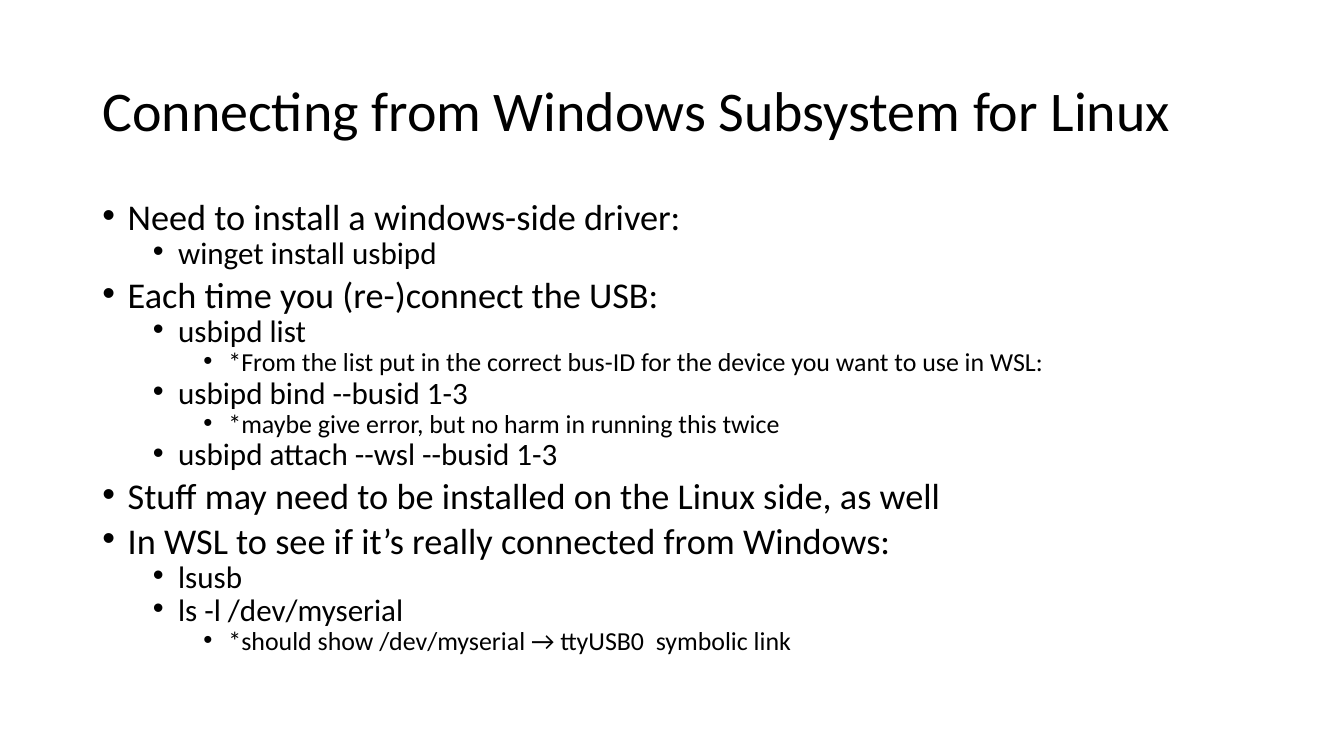
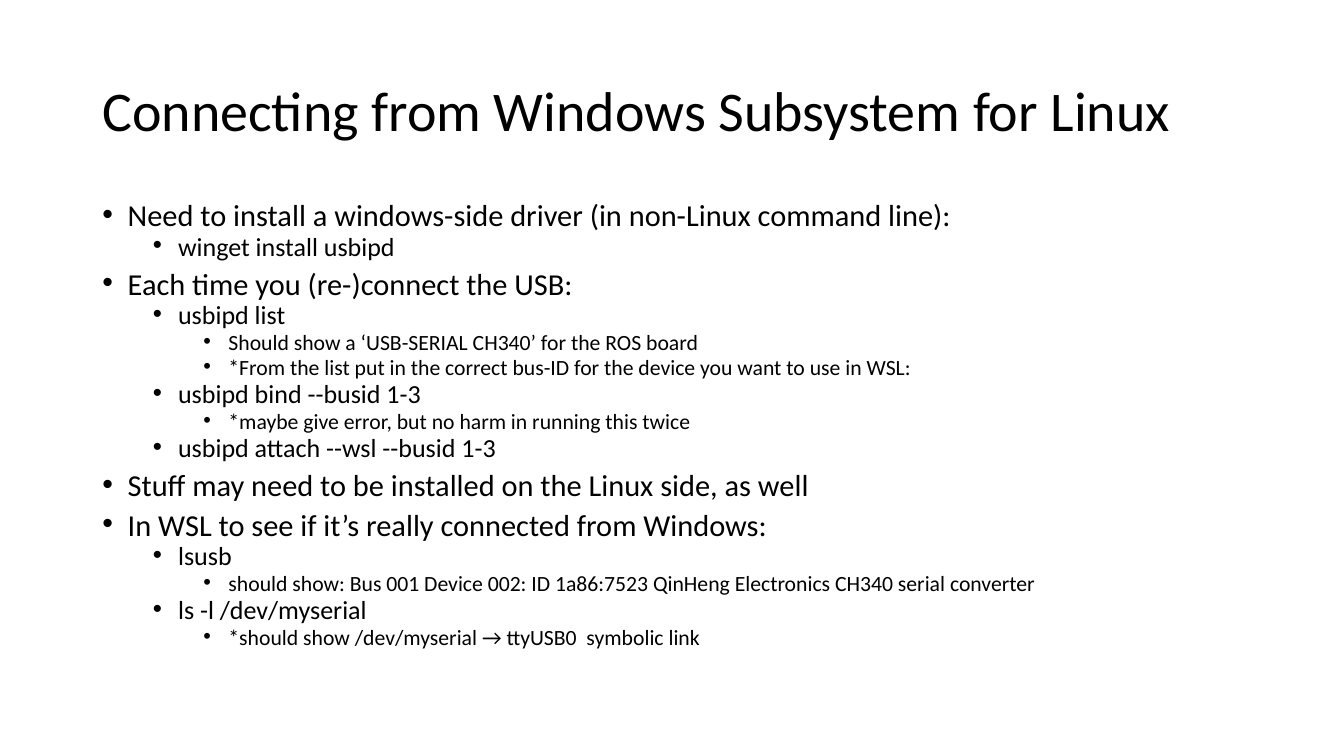
Before and after one commit to gigaprog/p_presentations, a slide deck: slide 8 of embedded/RobotOperatingSystem/Yahboom_ROS2_board.pptx (slide 7 before the commit). Drawn at 1344x756 pixels with LibreOffice and Linux fonts; fonts in the diff are those of the drawing. Boxes give left, top, right and bottom in pixels: in the first picture for what was removed or moved away, otherwise in the second. Text is boxed around its words. In the diff, an @@ line names an element or a change of style, - is before the commit and + after.

Commit message:
Updated for serial servo control

```diff
--- a/embedded/RobotOperatingSystem/Yahboom_ROS2_board.pptx
+++ b/embedded/RobotOperatingSystem/Yahboom_ROS2_board.pptx
@@ text at (128, 204, 950, 230): text changed; size 25.9 to 21.7 pt @@
-• Need to install a windows-side driver:
+• Need to install a windows-side driver (in non-Linux command line):
@@ text at (128, 238, 911, 649): size 22.2 to 18.6 pt in "winget install usbipd", "usbipd list", "usbipd bind --busid 1-3", "usbipd attach --wsl --busid 1-3" and 2 more places; size 25.9 to 21.7 pt in "Each time you (re-)connect the USB:", "Stuff may need to be installed on ...", "In WSL to see if it’s really ..."; size 18.5 to 15.5 pt in "*From the list put in the correct ...", "*maybe give error, but no harm in ...", "*should show /dev/myserial → ttyUSB0 symbolic link" @@
@@ text at (228, 334, 698, 350): paragraph added @@
+    • Should show a ‘USB-SERIAL CH340’ for the ROS board
@@ text at (228, 576, 1035, 595): paragraph added @@
+    • should show: Bus 001 Device 002: ID 1a86:7523 QinHeng Electronics CH340 serial converter
```
Also in this commit, not shown: 2 other slides changed, 4 slides added.
